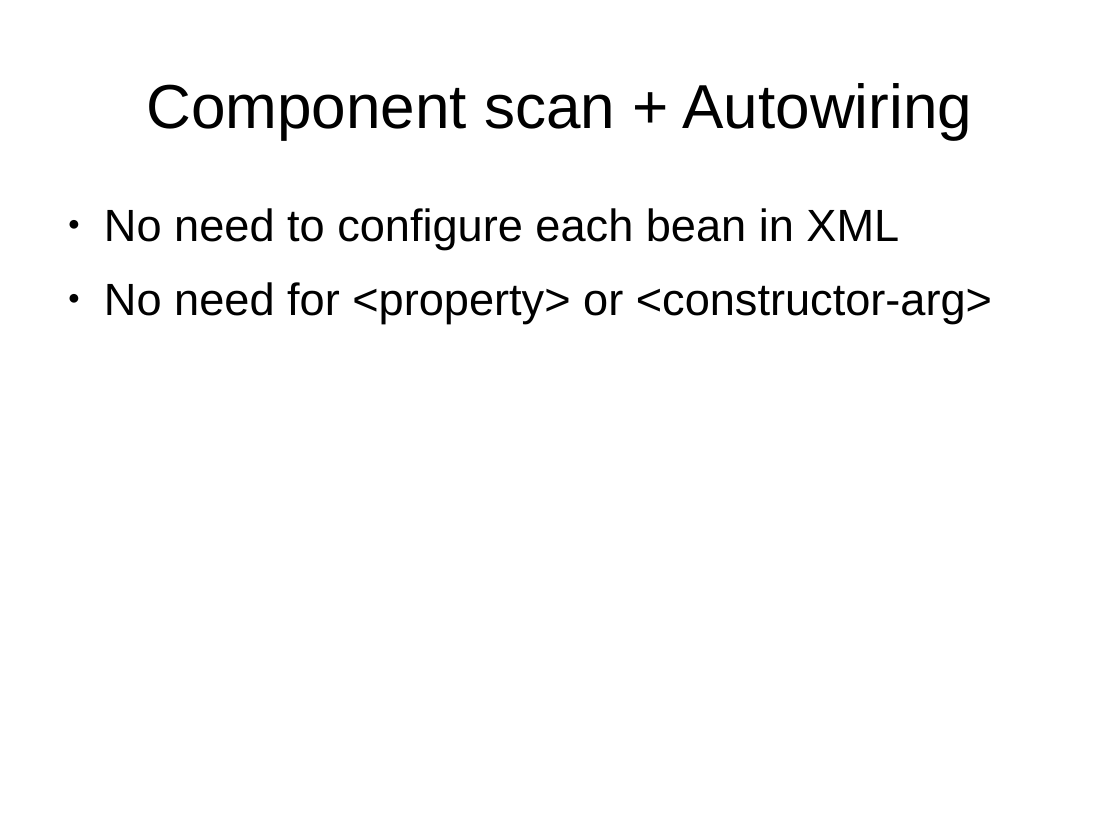
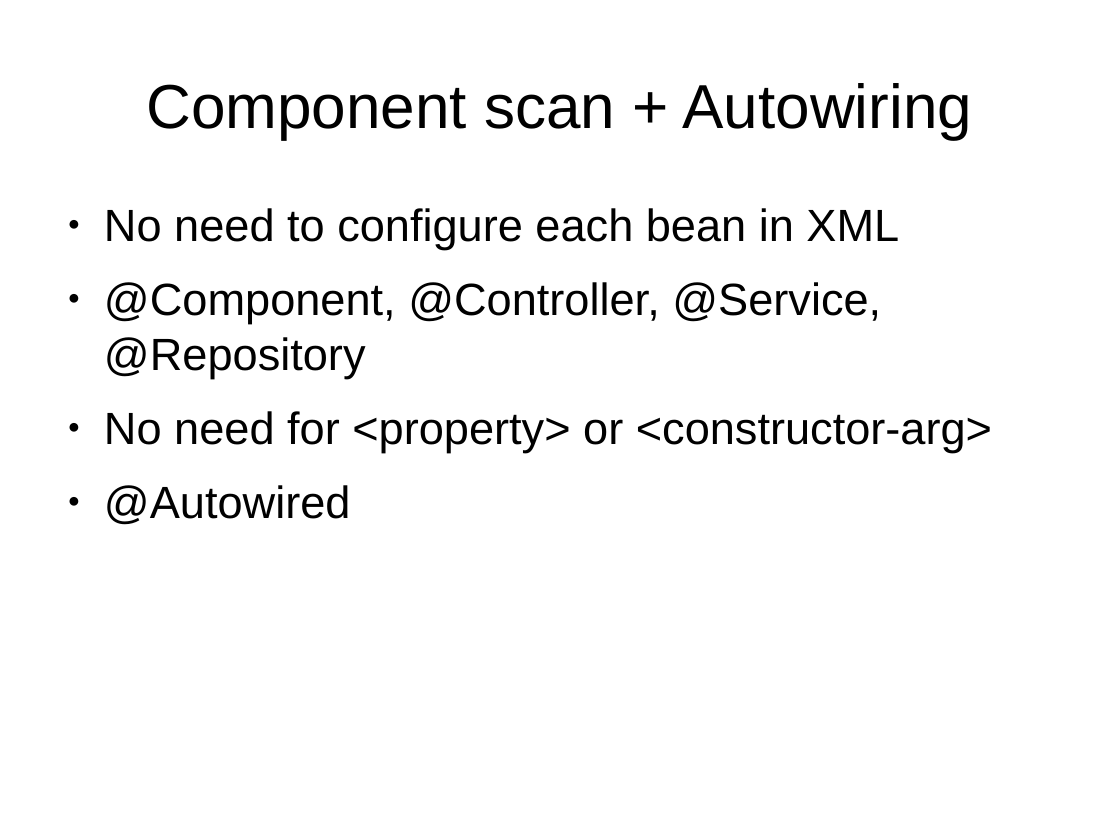
Before and after one commit to ZbynekV/spring-intro, a slide deck: slide 10 of presentation.odp. Drawn at 1120x840 pixels with LibreOffice and Linux fonts; fonts in the diff are those of the drawing. Boxes give left, top, right and bottom in pixels: in the first picture for what was removed or moved away, otherwise in the second. Text is boxed around its words. In the diff, an @@ line names an element or a change of style, - is before the commit and + after.

```diff
--- a/presentation.odp
+++ b/presentation.odp
@@ text at box(104, 282, 881, 378): paragraph added @@
+● @Component, @Controller, @Service, @Repository
@@ text at box(104, 485, 351, 525): paragraph added @@
+● @Autowired
```
Also in this commit, not shown: 2 slides added, 2 other files.
